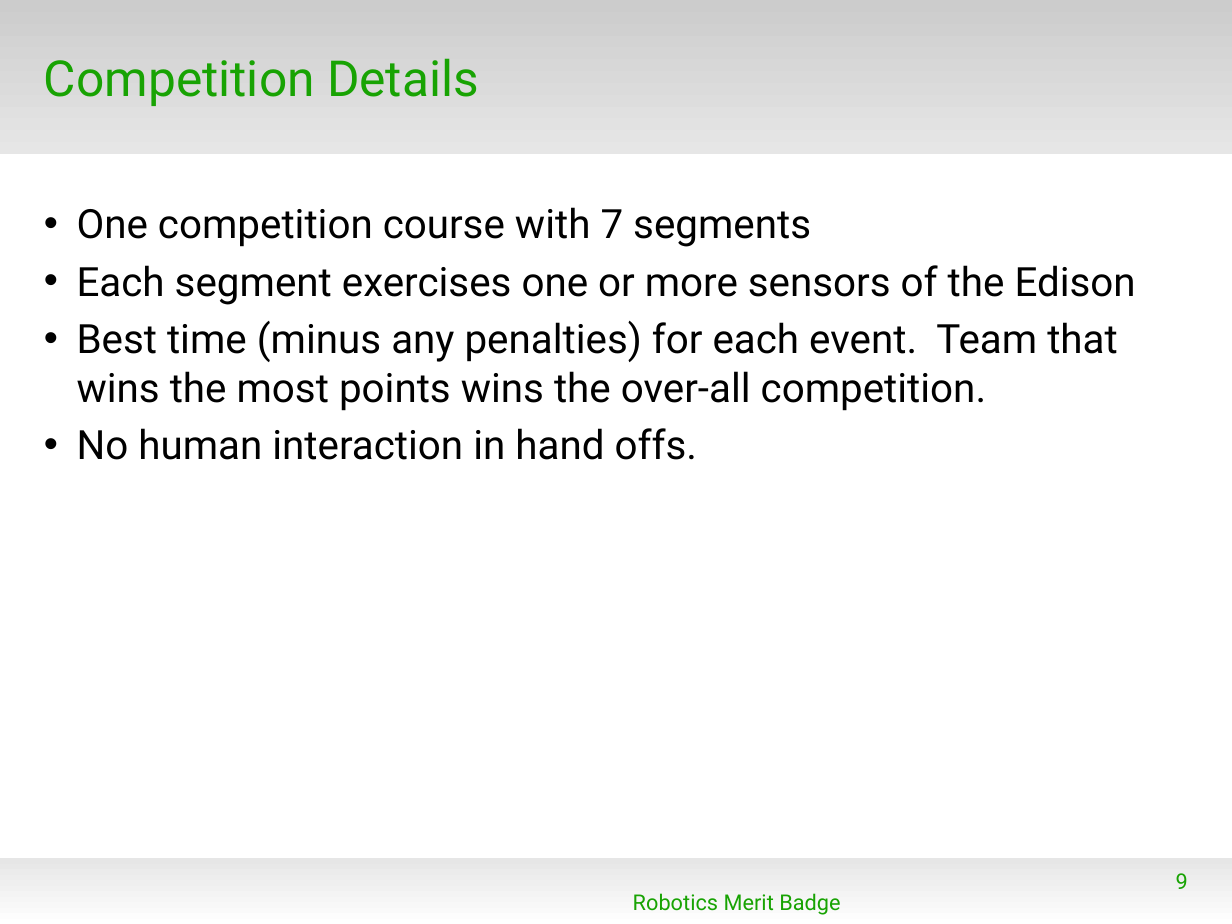
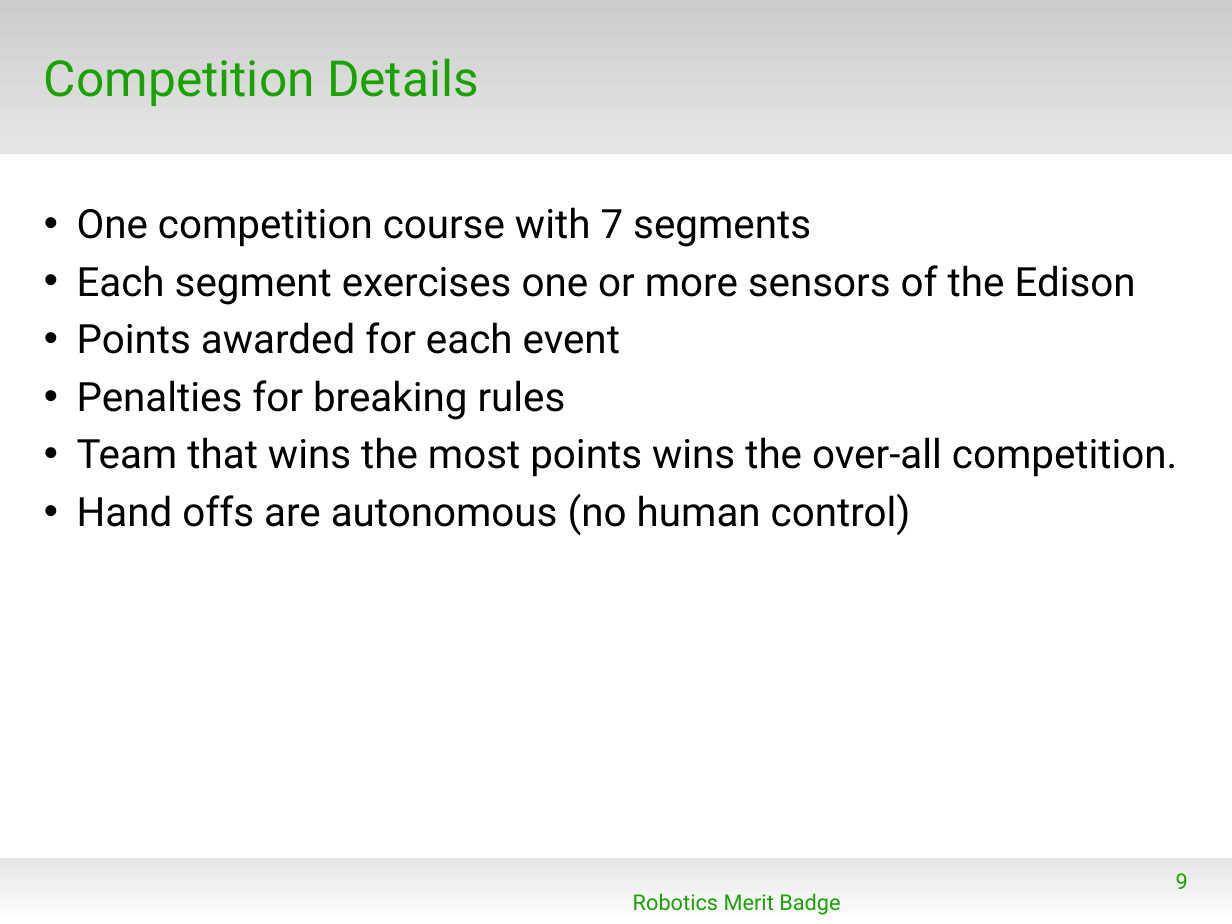
Before and after one commit to mcli/RoboticsMB, a slide deck: slide 9 of doc/RMB_Session3.odp. Drawn at 1232x924 pixels with LibreOffice and Linux fonts; fonts in the diff are those of the drawing; background and template pictures are left out. Boxes give left, top, right and bottom in pixels: in the first picture for what was removed or moved away, otherwise in the second. Text is boxed around its words. In the diff, an @@ line names an element or a change of style, - is before the commit and + after.

```diff
--- a/doc/RMB_Session3.odp
+++ b/doc/RMB_Session3.odp
@@ text at (77, 322, 1177, 535): text changed @@
-• Best time (minus any penalties) for each event. Team that wins the most points wins the over-all competition.
-• No human interaction in hand offs.
+• Points awarded for each event
+• Penalties for breaking rules
+• Team that wins the most points wins the over-all competition.
+• Hand offs are autonomous (no human control)
```
Also in this commit, not shown: 8 other slides changed, 1 slide added.
